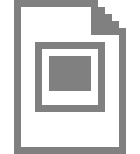
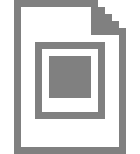
Before/after of a 140 x 154 layered artwork. What changed in the layer stack:
painted on "Symbol" over [35, 91, 105, 119]
